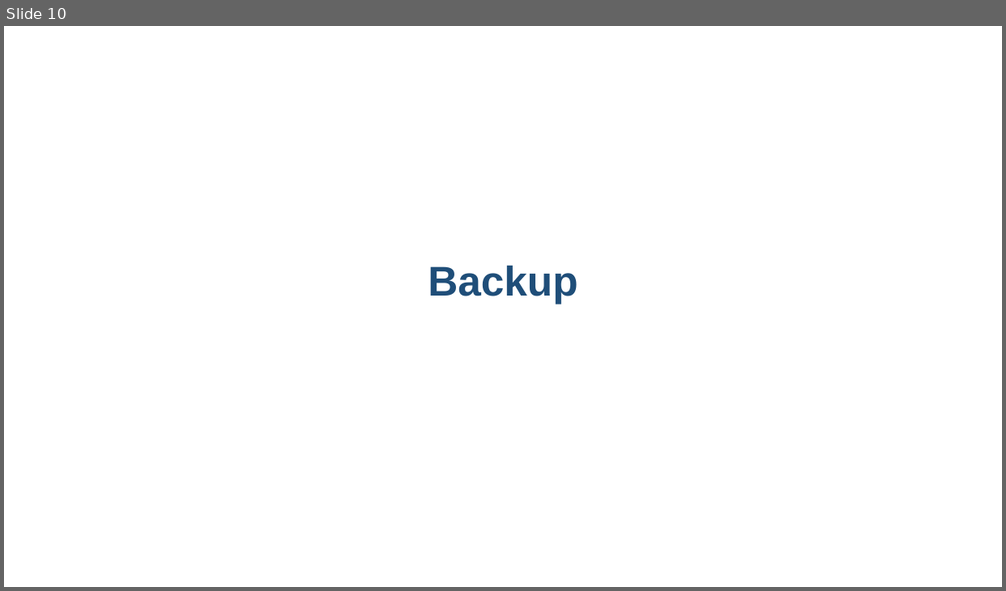
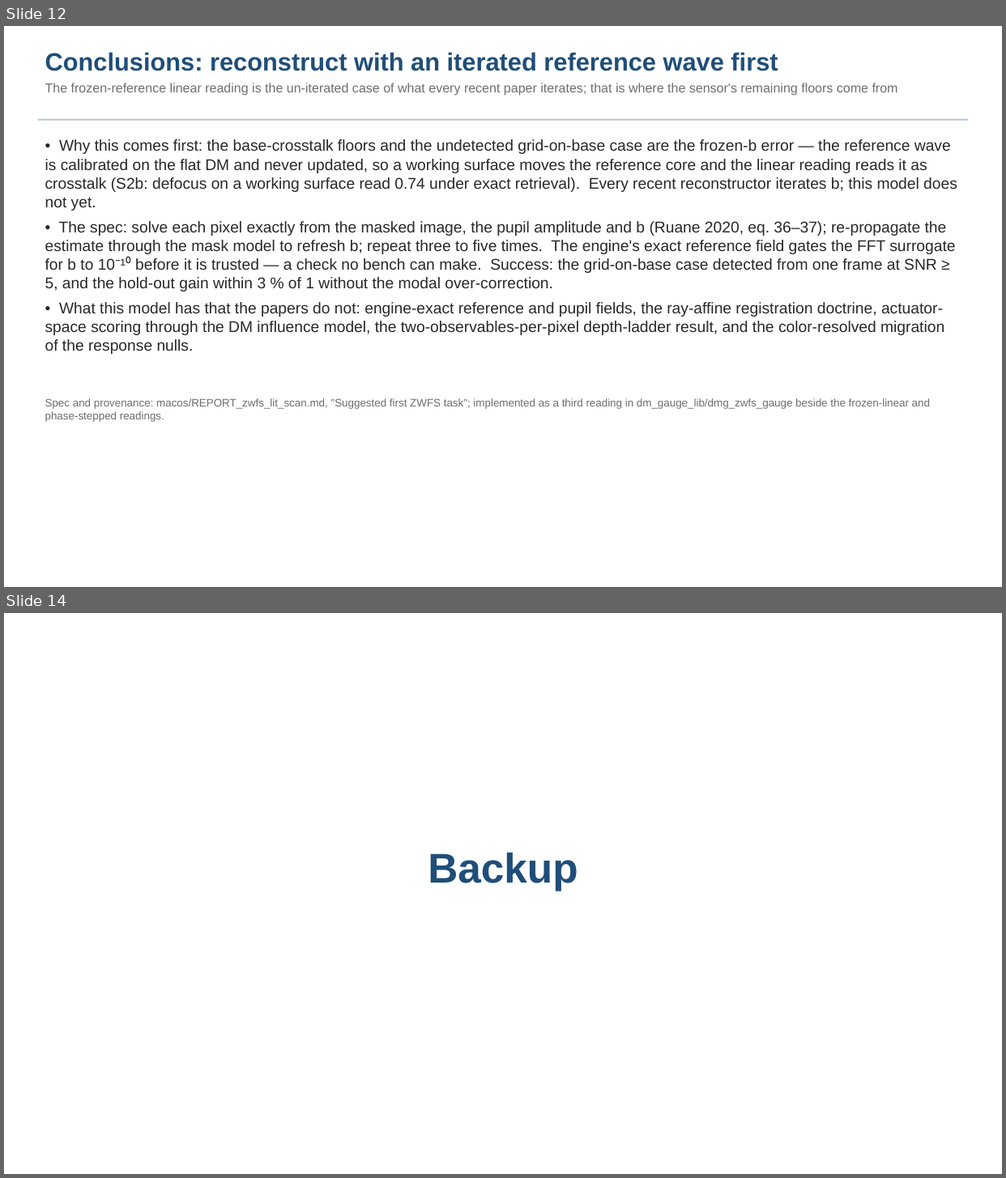
Before and after one commit to nasa-jpl/macos, a slide deck: demo_session/deck_zwfs.pptx. Shown one above the other, each under a label of ours: slide 10 before the commit, slides 12 and 14 after it; the slides between them are not shown. The pictures are 1006x591 and 1006x1178 pixels, drawn with LibreOffice and Linux fonts; fonts in the diff are those of the drawing. Boxes give left, top, right and bottom in pixels: in the first picture for what was removed or moved away, otherwise in the second. Text is boxed around its words. In the diff, an @@ line names an element or a change of style, - is before the commit and + after.

```diff
--- a/demo_session/deck_zwfs.pptx
+++ b/demo_session/deck_zwfs.pptx
@@ slide 12 added at <box>4,26,1002,587</box>, background #FFFFFF @@
@@ text added at <box>45,52,898,96</box>, 12.5 pt, text #6E6E6E @@
+Conclusions: reconstruct with an iterated reference wave first
+The frozen-reference linear reading is the un-iterated case of what every recent paper iterates; that is where the sensor's remaining floors come from
@@ rectangle added at <box>38,119,968,120</box>, fill #B8C6D4 @@
@@ text added at <box>45,139,957,354</box>, 15 pt, text #282828 @@
+• Why this comes first: the base-crosstalk floors and the undetected grid-on-base case are the frozen-b error — the reference wave is calibrated on the flat DM and never updated, so a working surface moves the reference core and the linear reading reads it as crosstalk (S2b: defocus on a working surface read 0.74 under exact retrieval). Every recent reconstructor iterates b; this model does not yet.
+• The spec: solve each pixel exactly from the masked image, the pupil amplitude and b (Ruane 2020, eq. 36–37); re-propagate the estimate through the mask model to refresh b; repeat three to five times. The engine's exact reference field gates the FFT surrogate for b to 10⁻¹⁰ before it is trusted — a check no bench can make. Success: the grid-on-base case detected from one frame at SNR ≥ 5, and the hold-out gain within 3 % of 1 without the modal over-correction.
+• What this model has that the papers do not: engine-exact reference and pupil fields, the ray-affine registration doctrine, actuator-space scoring through the DM influence model, the two-observables-per-pixel depth-ladder result, and the color-resolved migration of the response nulls.
@@ text added at <box>45,399,930,422</box>, 10.5 pt, text #6E6E6E @@
+Spec and provenance: macos/REPORT_zwfs_lit_scan.md, "Suggested first ZWFS task"; implemented as a third reading in dm_gauge_lib/dmg_zwfs_gauge beside the frozen-linear and phase-stepped readings.
@@ what was slide 10 is now slide 14 @@
```
Also in this commit, not shown: 2 slides changed, 3 other slides added, 1 other file.
